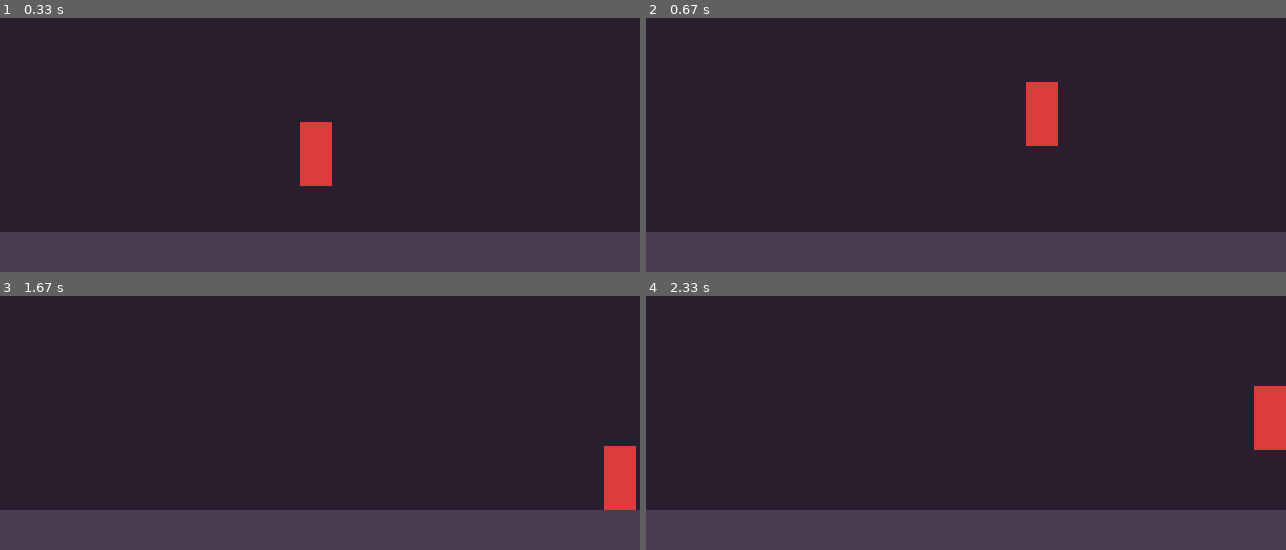
Above: before the commit, frames 1-4 (two rows, left to right).
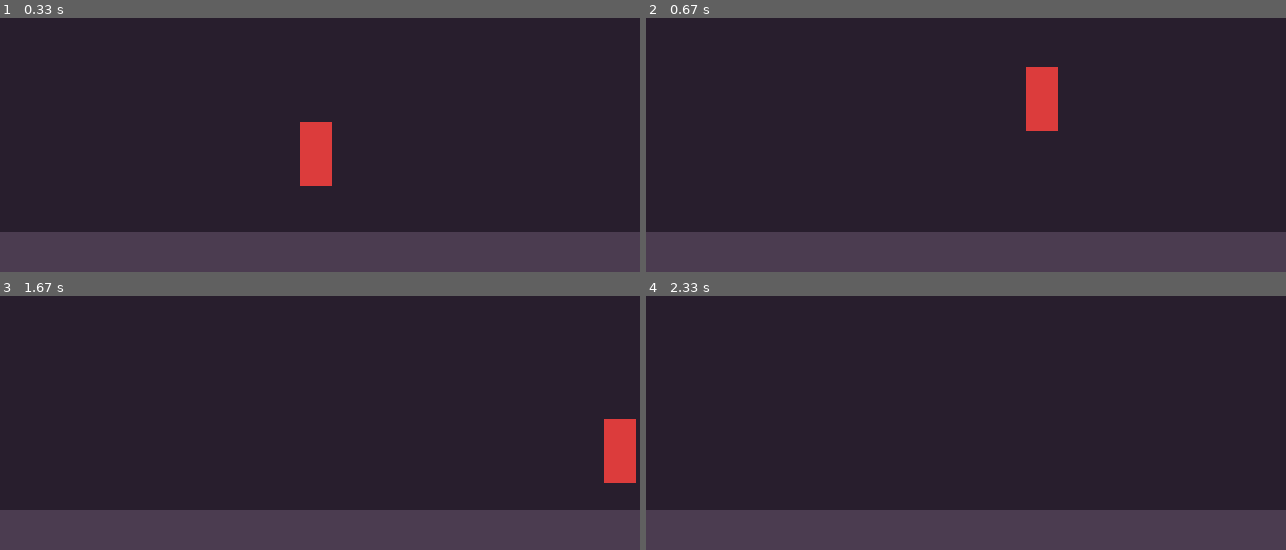
Above: after the commit, the same moments.

Repository: zhangirilzhanov-cyber/blasphemous-pygame
Game: pygame game, started from main.py
Same seed, same stepped clock (60 frames per second), same inputs: the game is played once before the commit and once after it.
Inputs:
- Up to frame 1 (0.33 s): no input
- Up to frame 2 (0.67 s): hold Space from 0.33 s (still down); hold D from 0.33 s (still down)
- Up to frame 3 (1.67 s): release Space at 0.8 s; release D at 0.8 s; hold Space 0.83-1.3 s; hold D 0.83-1.3 s; hold D from 1.33 s (still down)
- Up to frame 4 (2.33 s): release D at 1.8 s; hold W 1.83-2.13 s; hold D from 2.17 s (still down)

Frame 1 is identical in both runs. In frame 2, 0.6% of the frame differs, in the area x 59-65%, y 19-51%; in frame 3, 1.1%; in frame 4, 1.3%, in the area x 95-100%, y 35-61%.

Commit message:
put into functions

Diff:
--- a/main.py
+++ b/main.py
@@ -1,105 +1,98 @@
 import pygame
 import sys
 
-# 1. Initialize Pygame
+# --- 1. ENGINE SETUP ---
 pygame.init()
-
-# 2. Setup the Screen
 SCREEN_WIDTH = 640
 SCREEN_HEIGHT = 360
 screen = pygame.display.set_mode((SCREEN_WIDTH, SCREEN_HEIGHT))
 pygame.display.set_caption("My Blasphemous Project")
 
-# 3. Setup the Game Clock
 clock = pygame.time.Clock()
 FPS = 60
 
-# --- PLAYER PROPERTIES ---
-# Create a rectangle at X=300, Y=200, with a Width=32 and Height=64 (knight proportions). Remember that it's from left upper angle coords
+# --- 2. GAME STATE (VARIABLES) ---
 player_rect = pygame.Rect(300, 100, 32, 64)
-player_speed = 4  # How many pixels the player moves per frame
+player_speed = 4
 
-# --- PHYSICS ---
-player_y_velocity = 0  # Starts at 0 (not falling or jumping yet)
-GRAVITY = 0.5  # The downward acceleration added to velocity every single frame
-JUMP_FORCE = -10  # Negative because moving UP means decreasing Y coordinate
-is_grounded = False  # A tracking flag to ensure we can't jump mid-air
+player_y_velocity = 0
+GRAVITY = 0.5
+JUMP_FORCE = -11
+is_grounded = False
 
-# --- ENVIRONMENT PROPERTIES ---
-# Create a rectangle at X=0, Y=320, stretching across the whole screen (Width=640), and 40 pixels thick
 floor_rect = pygame.Rect(0, 320, 640, 40)
 
-# --- THE GAME LOOP ---
-running = True
-while running:
-    # --- PHASE 1: GET INPUT ---
-    space_released_this_frame = False  # track if space/w was lifted rn
+# --- 3. MODULAR LOGIC BLOCKS (FUNCTIONS) ---
+
+def handle_input():
+    """Handles keyboard presses and returns input flags."""
+    global player_y_velocity, is_grounded
+
+    keys = pygame.key.get_pressed()
+    space_released_this_frame = False
+
     for event in pygame.event.get():
         if event.type == pygame.QUIT:
-            running = False
-        # Detect when a keyboard key is released
+            pygame.quit()
+            sys.exit()
+
         if event.type == pygame.KEYUP:
             if event.key == pygame.K_SPACE or event.key == pygame.K_w:
                 space_released_this_frame = True
 
-    # Get a dictionary of all keyboard keys currently being held down
-    keys = pygame.key.get_pressed()
-
-    # --- PHASE 2: UPDATE LOGIC ---
-    # Move left
+    # Horizontal Movement
     if keys[pygame.K_a]:
         player_rect.x -= player_speed
-    # Move right
     if keys[pygame.K_d]:
         player_rect.x += player_speed
 
-    # Screen boundaries (Keep the player inside the window)
-    if player_rect.left < 0:
-        player_rect.left = 0
-    if player_rect.right > SCREEN_WIDTH:
-        player_rect.right = SCREEN_WIDTH
+    # Initial Jump Trigger
+    if (keys[pygame.K_SPACE] or keys[pygame.K_w]) and is_grounded:
+        player_y_velocity = JUMP_FORCE
+        is_grounded = False
 
-    # --- PHASE 2: UPDATE LOGIC ---
-    # (Keep your existing horizontal movement logic here...)
+    return space_released_this_frame
+
+
+def update_physics(space_released_this_frame):
+    """Calculates gravity, variable jump capping, and collisions."""
+    global player_y_velocity, is_grounded
 
     # Apply Gravity
-    player_y_velocity += GRAVITY  # Gravity accelerates your velocity down
-    player_rect.y += player_y_velocity  # Move the player's Y position by that velocity
+    player_y_velocity += GRAVITY
+    player_rect.y += player_y_velocity
 
-    # 2. Variable Jump Height Limit Check
-    # If the player is moving UP (velocity < 0) AND they let go of the jump key...
+    # Variable Jump Height Limit Check
     if player_y_velocity < 0 and space_released_this_frame:
-        # Cut their upward speed in half! (e.g., changes -8 to -4)
-        # This acts as your limit cap, giving an instant low jump.
         player_y_velocity *= 0.5
+
+    # Floor Collision Logic
     is_grounded = False
-
-    # Collision Detection with the Floor
-    # .colliderect checks if the player box is physically overlapping the floor box
     if player_rect.colliderect(floor_rect):
-        # If we hit the floor, snap the player's bottom right to the top of the floor
         player_rect.bottom = floor_rect.top
-        player_y_velocity = 0  # Kill the downward velocity so we stop falling
+        player_y_velocity = 0
         is_grounded = True
 
-    if (keys[pygame.K_SPACE] or keys[pygame.K_w]) and is_grounded:
-        player_y_velocity = JUMP_FORCE  # Launch upwards!
-        is_grounded = False
 
-    # --- PHASE 3: RENDER (DRAW) ---
-    screen.fill((40, 30, 45))  # Clear screen with dark purple
+def render_screen():
+    """Wipes the display buffer and draws all objects from zero."""
+    screen.fill((40, 30, 45))                      # Dark Purple Background
+    pygame.draw.rect(screen, (75, 60, 80), floor_rect)    # Ash Gray Floor
+    pygame.draw.rect(screen, (220, 60, 60), player_rect)  # Crimson Knight Box
+    pygame.display.flip()                          # Double Buffer Flip
 
-    # Draw our player rectangle onto the screen
-    pygame.draw.rect(screen, (220, 60, 60), player_rect)  # Crimson red box
 
-    # Draw our floor onto the screen
-    pygame.draw.rect(screen, (75, 60, 80), floor_rect)  # Ash gray stone floor
+# --- 4. THE MAIN GAME LOOP ---
+running = True
+while running:
+    # Phase 1: Get Input
+    space_released = handle_input()
 
-    # Refresh the display
-    pygame.display.flip()
+    # Phase 2: Update positions/physics
+    update_physics(space_released)
 
-    # Maintain exactly 60 FPS
+    # Phase 3: Draw everything
+    render_screen()
+
+    # Maintain frame rate
     clock.tick(FPS)
-
-pygame.quit()
-sys.exit()
